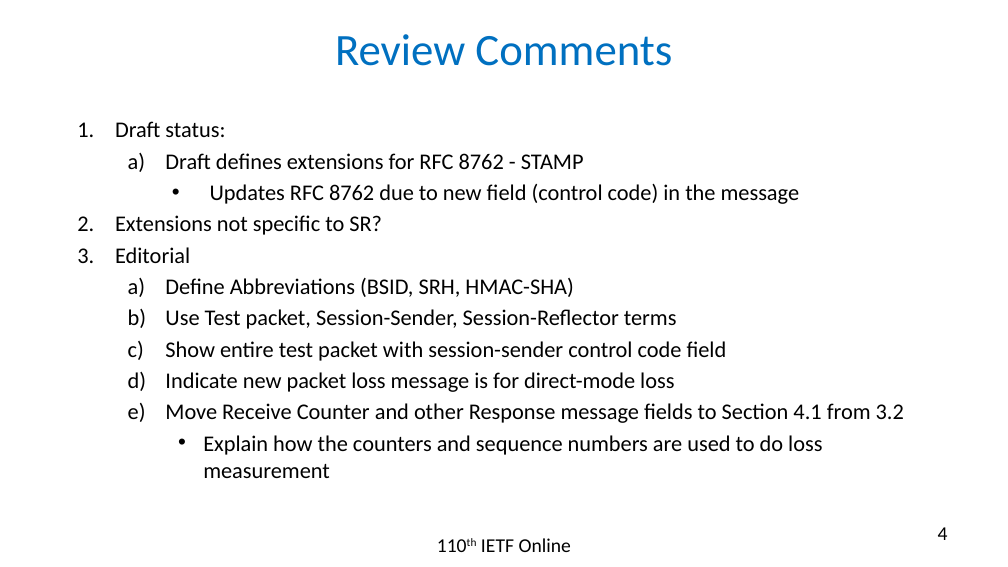
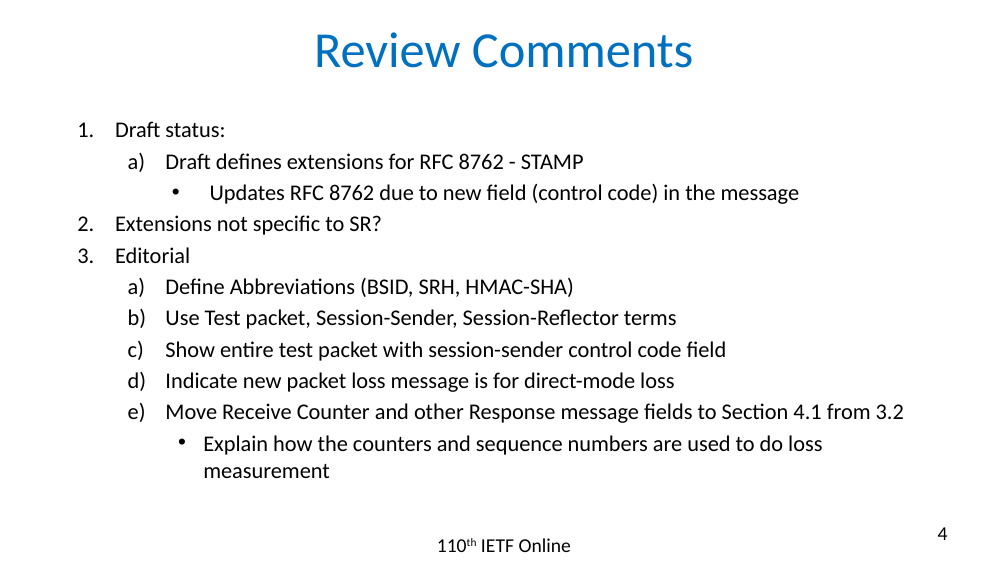
Before and after one commit to rakgandhi/ietf-slides, a slide deck: slide 4 of draft-gandhi-ippm-stamp-srpm-01.pptx. Drawn at 1008x567 pixels with LibreOffice and Linux fonts; fonts in the diff are those of the drawing. Boxes give left, top, right and bottom in pixels: in the first picture for what was removed or moved away, otherwise in the second. Text is boxed around its words. In the diff, an @@ line names an element or a change of style, - is before the commit and + after.

```diff
--- a/draft-gandhi-ippm-stamp-srpm-01.pptx
+++ b/draft-gandhi-ippm-stamp-srpm-01.pptx
@@ title "Review Comments" at [314, 32, 693, 68]: size 32 to 36 pt @@
```
Also in this commit, not shown: 6 other slides changed, 1 other file.
